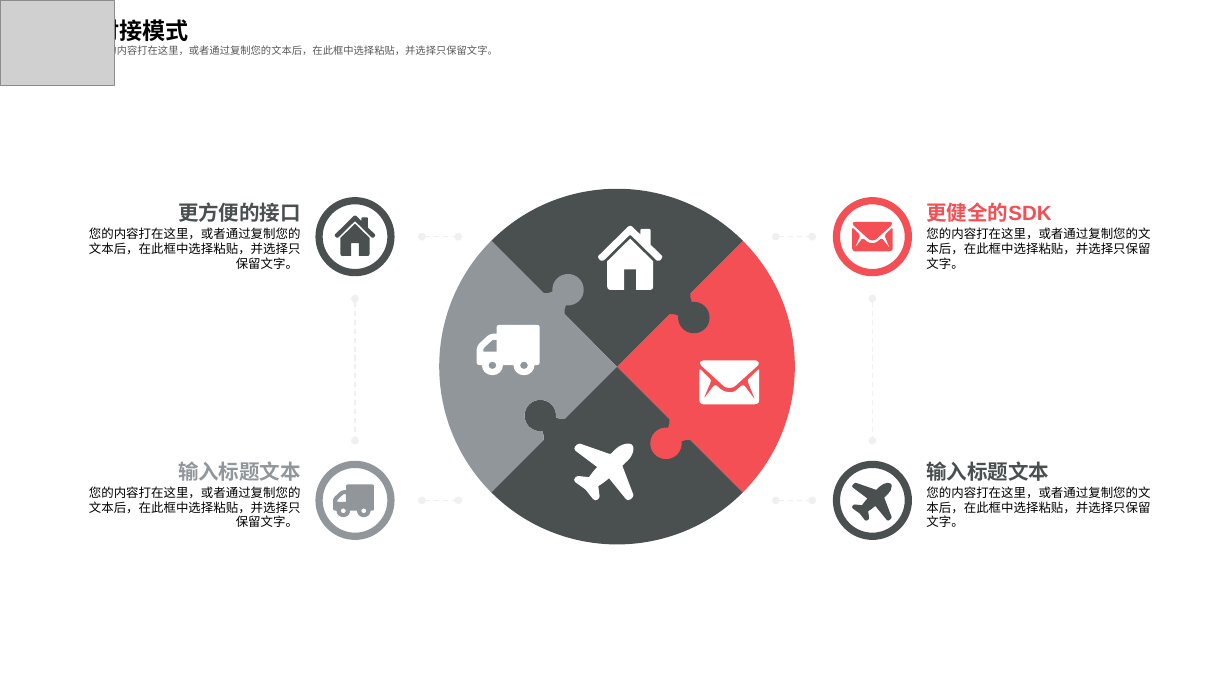
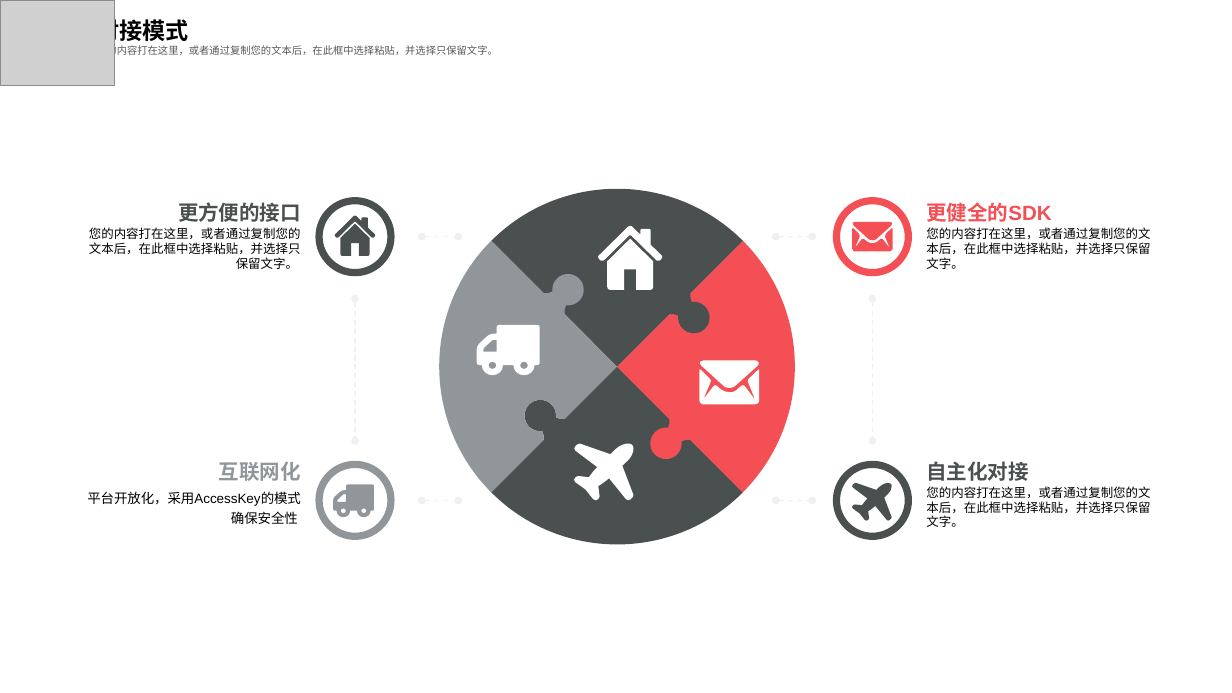
Before and after one commit to feiweihy/SpringCloud, a slide deck: slide 11 of documents/1-技术交流/中交金卡技术交流20190505.pptx. Drawn at 1232x693 pixels with LibreOffice and Linux fonts; fonts in the diff are those of the drawing; grey boxes stand for pictures. Boxes give left, top, right and bottom in pixels: in the first picture for what was removed or moved away, otherwise in the second. Text is boxed around its words. In the diff, an @@ line names an element or a change of style, - is before the commit and + after.

```diff
--- a/documents/1-技术交流/中交金卡技术交流20190505.pptx
+++ b/documents/1-技术交流/中交金卡技术交流20190505.pptx
@@ text at [219, 462, 301, 481]: text changed @@
-输入标题文本
+互联网化
@@ text at [926, 461, 1028, 481]: text changed @@
-输入标题文本
+自主化对接
@@ text at [87, 491, 301, 506]: text changed; size 9.7 to 10.5 pt @@
-您的内容打在这里，或者通过复制您的文本后，在此框中选择粘贴，并选择只保留文字。
+平台开放化，采用AccessKey的模式确保安全性
```
Also in this commit, not shown: 11 other slides changed.
